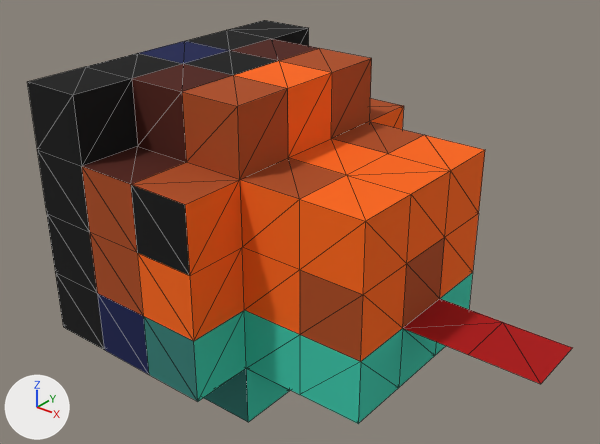
The glTF model public/new/gltf/snake_game/SnakeHead.gltf: old version first, new version second.
Both versions are drawn from a 50 mm lens placed at (0.334, -1.598, 1.037), pointed at (-0.917, -0.035, 0.068). The axes (+X, +Y, +Z) are drawn at lower left. The lights are the same throughout. Mesh edges are drawn as thin lines. Vertices at the same position are counted once.

Objects in the first picture: 'SnakeHead'.
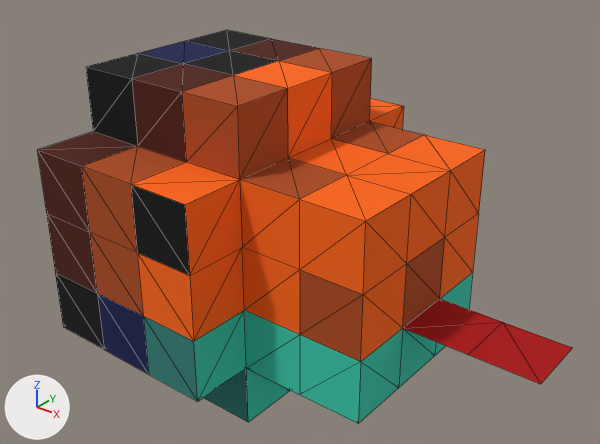
The newer file is also turned or shifted as a whole; pictures and numbers use the older file's frame.

Pixel boxes [x1, y1, x2, y2] of what changed, in the pictures (600 x 444 px):
'SnakeHead', reshaped: before [27, 20, 572, 424]; after [37, 30, 572, 424]
part 1 of me_snakehead, cut back (black): before [229, 20, 309, 46]
part 2 of me_snakehead, cut back: before [27, 67, 138, 166]; after [39, 67, 138, 166]
part 3 of me_snakehead, recoloured: [37, 150, 97, 293] in both
part 4 of me_snakehead, recoloured (brown to orange): [131, 98, 402, 204] in both
part 5 of me_snakehead, recoloured: [82, 146, 185, 184] in both

Patch to the scene script:
```diff
--- a/public/new/gltf/snake_game/SnakeHead.gltf.py
+++ b/public/new/gltf/snake_game/SnakeHead.gltf.py
@@ me_snakehead @@
 # used by ob_snakehead; location = (-1.0, 0.0, 0.0)
-me_snakehead.from_pydata(...)  # 136 vertices, 264 faces; spans x -0.45..0.81, y -0.45..0.45, z -0.45..0.45
+me_snakehead.from_pydata(...)  # 132 vertices, 256 faces; spans x -0.45..0.81, y -0.45..0.45, z -0.45..0.45
+# me_snakehead part 1
+# 2 vertices are removed from x -0.45..-0.27, y 0.45, z 0.45
+# 8 faces are deleted
+# 2 new faces join them, mat_snake_black (black #000000)
+# 2 new faces join them, mat_snake_brown (brown #4e1301)
+# me_snakehead part 2
+# 2 vertices are removed from x -0.45..-0.27, y -0.45, z 0.45
+# 8 faces are deleted
+# 2 new faces join them, mat_snake_black (black #000000)
+# 2 new faces join them, mat_snake_brown (brown #4e1301)
+# me_snakehead part 3: 8 faces spanning x -0.45..-0.27, y -0.45..0.45, z -0.09..0.27 switch from mat_snake_black (black #000000) to mat_snake_brown (brown #4e1301)
+# me_snakehead part 4: 4 faces spanning x -0.09..0.09, y -0.45..0.45, z 0.27 switch from mat_snake_orange_d (brown #ae4a16) to mat_snake_orange_l (orange #ff6600)
+# me_snakehead part 5: 2 faces spanning x -0.27..-0.09, y -0.45..-0.27, z 0.27 switch from mat_snake_brown (brown #4e1301) to mat_snake_orange_d (brown #ae4a16)
 me_snakehead.materials.append(mat_snake_turquoise_d)
```
